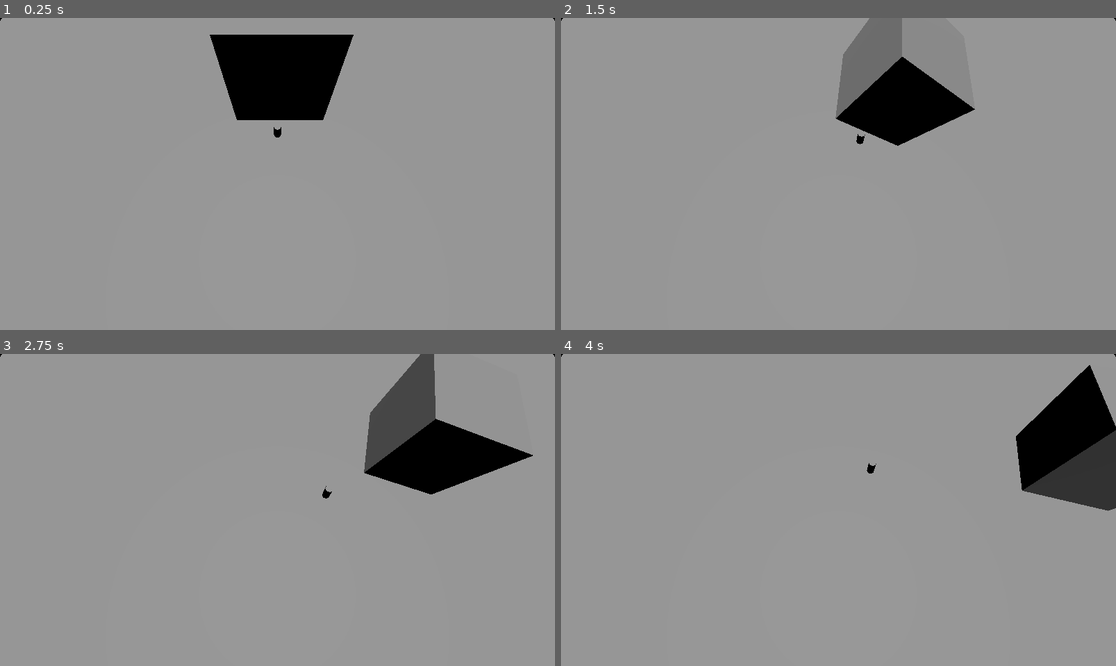
Above: before the commit, frames 1-4 (two rows, left to right).
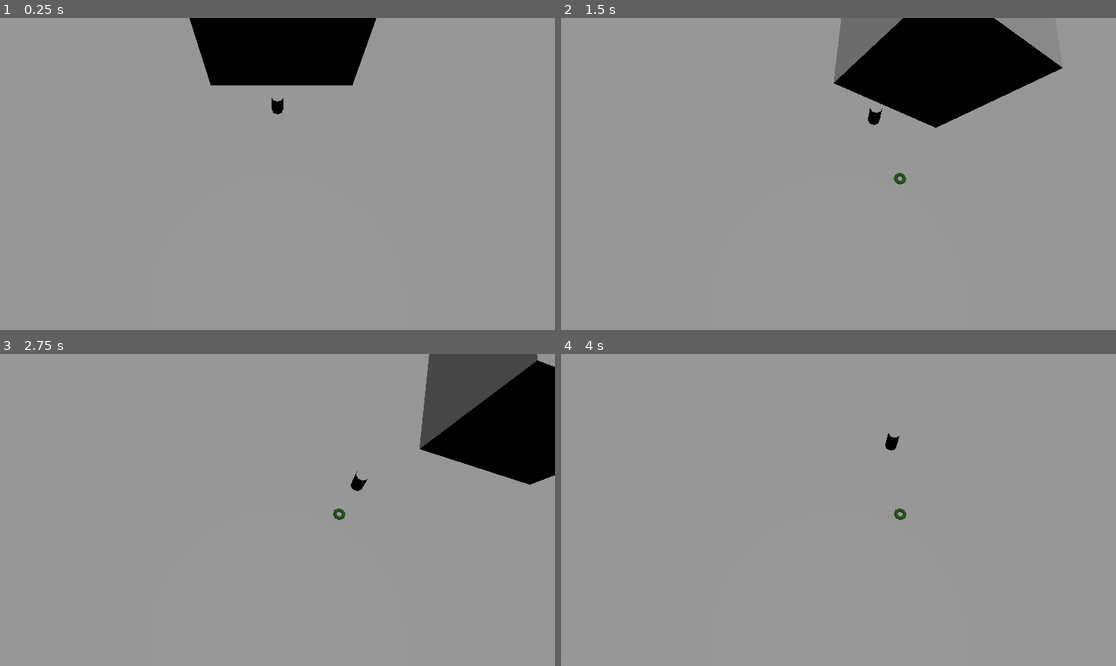
Above: after the commit, the same moments.

Repository: Paladinking/Field_Necromancer
Game: Godot game, scene res://main.tscn
Same seed, same stepped clock (60 frames per second), same inputs: the game is played once before the commit and once after it.
Inputs:
- Up to frame 1 (0.25 s): no input
- Up to frame 2 (1.5 s): tap Enter at 0.5 s; hold D (go_right) 0.53-1.28 s; tap Space (dig) at 0.6, 1.35 s; hold S (go_down) from 1.28 s (still down)
- Up to frame 3 (2.75 s): release S (go_down) at 2.03 s; hold D (go_right) from 2.03 s (still down); tap Space (dig) at 2.1 s
- Up to frame 4 (4 s): release D (go_right) at 2.78 s; hold W (go_up) 2.78-3.53 s; tap Space (dig) at 2.85, 3.6 s; hold A (go_left) from 3.53 s (still down)

The runs differ from the first frame. In frame 1, 4.6% of the frame differs, in the area x 0-100%, y 0-39%; in frame 2, 8.6%; in frame 3, 11%, in the area x 0-100%, y 0-54%; in frame 4, 6.0%.

Commit message:
grave progress

Diff:
--- /dev/null
+++ b/Characters/grave.gd
@@ -0,0 +1,61 @@
+extends AnimatableBody3D
+
+
+const RAISE_VELOCITY = 1
+const CREATURE_START_DEPTH = 5
+var moving : bool = false
+var target_height : float
+var creature_to_spawn
+
+func _ready():
+	pass # Replace with function body.
+
+
+func _process(delta):
+	if moving:
+		var velocity : Vector3 = Vector3.ZERO
+		velocity.y = (target_height - position.y) * 2
+
+		if velocity.y < 0:
+			velocity.y = min(velocity.y, -RAISE_VELOCITY)
+		else:
+			velocity.y = max(velocity.y, RAISE_VELOCITY)
+		#print("velocity: ", velocity.y, " position: ", position.y)
+
+		move_and_collide(velocity * delta)
+		if $CreatureHolder.get_child_count() > 0:
+			$CreatureHolder.get_child(0).position.y = (target_height - position.y) * CREATURE_START_DEPTH
+
+		if abs(position.y - target_height) < 0.01:
+			moving = false
+			position.y = target_height
+			#print("done moving grave")
+
+			if $CreatureHolder.get_child_count() > 0:
+				var child = $CreatureHolder.get_child(0)
+				child.process_mode = PROCESS_MODE_INHERIT
+				child.reparent(get_parent())
+
+
+func raise(ground_height : float = 0.0):
+	moving = true
+	target_height = ground_height
+
+
+func set_type(type : String = "zombie"):
+	match type:
+		"zombie":
+			creature_to_spawn = preload("res://Characters/zombie.tscn")
+		"skeleton":
+			print("not implemented yet")
+
+
+func spawn_character():
+	print("spawning thing from grave!")
+	if not creature_to_spawn == null:
+		var creature = creature_to_spawn.instantiate()
+		creature.process_mode = PROCESS_MODE_DISABLED
+		creature.position = position - Vector3(0, CREATURE_START_DEPTH, 0)
+		$CreatureHolder.add_child(creature)
+		target_height = position.y - 1
+		moving = true
--- /dev/null
+++ b/Characters/grave.tscn
@@ -0,0 +1,27 @@
+[gd_scene load_steps=4 format=3 uid="uid://7jfew48rxs6p"]
+
+[ext_resource type="Script" path="res://Characters/grave.gd" id="1_muvio"]
+
+[sub_resource type="BoxShape3D" id="BoxShape3D_01f1k"]
+size = Vector3(1, 0.3, 1)
+
+[sub_resource type="StandardMaterial3D" id="StandardMaterial3D_uw1u7"]
+albedo_color = Color(0.105882, 0.321569, 0, 1)
+
+[node name="Grave" type="AnimatableBody3D"]
+transform = Transform3D(1, 0, 0, 0, 1, 0, 0, 0, 1, 0, -1, 0)
+collision_layer = 14
+collision_mask = 0
+script = ExtResource("1_muvio")
+
+[node name="CreatureHolder" type="Node" parent="."]
+
+[node name="CollisionShape3D" type="CollisionShape3D" parent="."]
+transform = Transform3D(1, 0, 0, 0, 1, 0, 0, 0, 1, 0, 0.15, 0)
+shape = SubResource("BoxShape3D_01f1k")
+
+[node name="CSGTorus3D" type="CSGTorus3D" parent="."]
+transform = Transform3D(1, 0, 0, 0, 1, 0, 0, 0, 1, 0, 0.15, 0)
+inner_radius = 0.2
+outer_radius = 0.5
+material = SubResource("StandardMaterial3D_uw1u7")
--- a/Characters/player.gd
+++ b/Characters/player.gd
@@ -2,10 +2,19 @@
 
 
 const SPEED = 5.0
-const JUMP_VELOCITY = 4.5
 
 # Get the gravity from the project settings to be synced with RigidBody nodes.
 var gravity = ProjectSettings.get_setting("physics/3d/default_gravity")
+
+
+func _process(_delta):
+	if Input.is_action_just_pressed("dig") and $GraveDetectorArea.has_overlapping_bodies():
+		var graves = $GraveDetectorArea.get_overlapping_bodies()
+		var closest_grave = graves[0]
+		for grave in graves:
+			if position.distance_squared_to(grave.position) < position.distance_squared_to(closest_grave.position):
+				closest_grave = grave
+		closest_grave.spawn_character()
 
 
 func _physics_process(delta):
@@ -22,3 +31,7 @@
 		velocity.z = move_toward(velocity.z, 0, SPEED)
 
 	move_and_slide()
+
+
+func on_grave_detected(body: Node3D):
+	print("grave deteced!")
--- a/Characters/player.tscn
+++ b/Characters/player.tscn
@@ -1,8 +1,12 @@
-[gd_scene load_steps=3 format=3 uid="uid://40t17omux2gf"]
+[gd_scene load_steps=4 format=3 uid="uid://40t17omux2gf"]
 
 [ext_resource type="Script" path="res://Characters/player.gd" id="1_daf4w"]
 
 [sub_resource type="CapsuleShape3D" id="CapsuleShape3D_p7p8e"]
+
+[sub_resource type="CylinderShape3D" id="CylinderShape3D_t31kh"]
+height = 5.0
+radius = 2.0
 
 [node name="Player" type="CharacterBody3D"]
 transform = Transform3D(1, 0, 0, 0, 1, 0, 0, 0, 1, 0, 1, 0)
@@ -12,3 +16,13 @@
 shape = SubResource("CapsuleShape3D_p7p8e")
 
 [node name="CSGCylinder3D" type="CSGCylinder3D" parent="."]
+
+[node name="GraveDetectorArea" type="Area3D" parent="."]
+collision_layer = 0
+collision_mask = 8
+
+[node name="CollisionShape3D" type="CollisionShape3D" parent="GraveDetectorArea"]
+transform = Transform3D(1, 0, 0, 0, 1, 0, 0, 0, 1, 0, -0.75, 0)
+shape = SubResource("CylinderShape3D_t31kh")
+
+[connection signal="body_entered" from="GraveDetectorArea" to="." method="on_grave_detected"]
--- a/main.gd
+++ b/main.gd
@@ -3,6 +3,8 @@
 
 # Called when the node enters the scene tree for the first time.
 func _ready():
+	$Grave.raise()
+	$Grave.creature_to_spawn = preload("res://Characters/zombie.tscn")
 	pass # Replace with function body.
 
 
--- a/main.tscn
+++ b/main.tscn
@@ -1,14 +1,16 @@
-[gd_scene load_steps=4 format=3 uid="uid://c5fhpybtumbeq"]
+[gd_scene load_steps=5 format=3 uid="uid://c5fhpybtumbeq"]
 
 [ext_resource type="Script" path="res://main.gd" id="1_hr2f8"]
 [ext_resource type="PackedScene" uid="uid://40t17omux2gf" path="res://Characters/player.tscn" id="1_q5uns"]
 [ext_resource type="PackedScene" uid="uid://cag01vc8xhji0" path="res://world.tscn" id="3_nlw61"]
+[ext_resource type="PackedScene" uid="uid://7jfew48rxs6p" path="res://Characters/grave.tscn" id="4_64yod"]
 
 [node name="Main" type="Node"]
 script = ExtResource("1_hr2f8")
 
 [node name="Camera3D" type="Camera3D" parent="."]
 transform = Transform3D(1, 0, 0, 0, 0.34202, 0.939693, 0, -0.939693, 0.34202, 0, 25, 15)
+fov = 50.1
 
 [node name="DirectionalLight3D" type="DirectionalLight3D" parent="."]
 transform = Transform3D(1, 0, 0, 0, -4.37114e-08, 1, 0, -1, -4.37114e-08, 0, 0, 0)
@@ -16,3 +18,6 @@
 [node name="Player" parent="." instance=ExtResource("1_q5uns")]
 
 [node name="World" parent="." instance=ExtResource("3_nlw61")]
+
+[node name="Grave" parent="." instance=ExtResource("4_64yod")]
+transform = Transform3D(1, 0, 0, 0, 1, 0, 0, 0, 1, 4.871, -1, 6.301)
